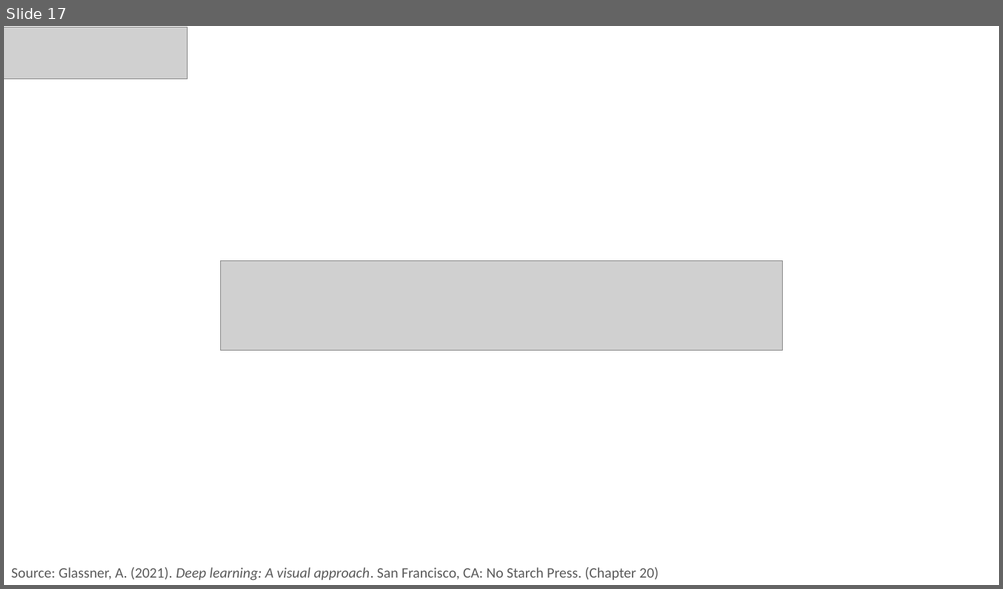
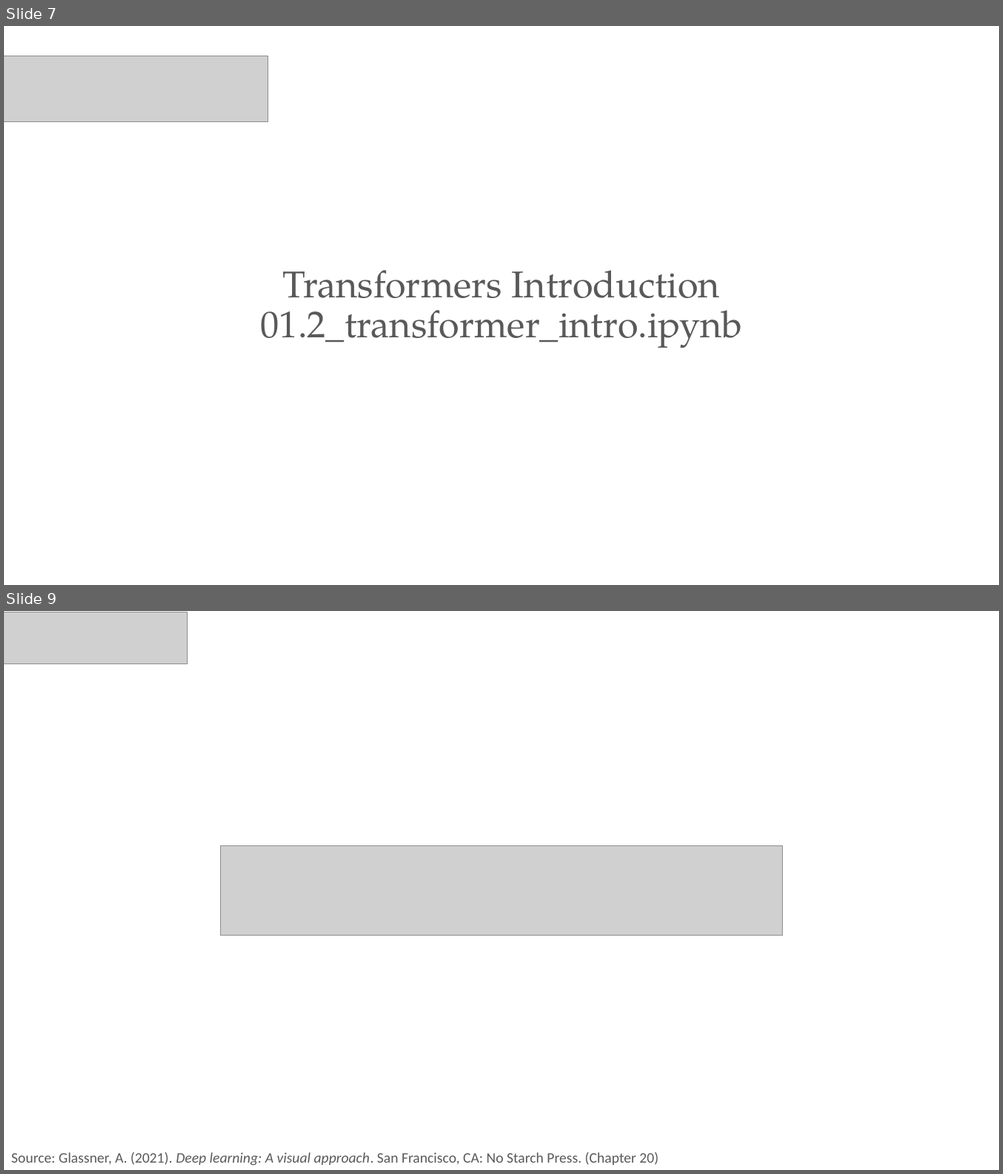
Before and after one commit to PracticumAI/transformers, a slide deck: presentations/01_transformers_intro.pptx. Shown one above the other, each under a label of ours: slide 17 before the commit, slides 7 and 9 after it; the slides between them are not shown. The pictures are 1003x589 and 1003x1174 pixels, drawn with LibreOffice and Linux fonts; fonts in the diff are those of the drawing; grey boxes stand for pictures. Boxes give left, top, right and bottom in pixels: in the first picture for what was removed or moved away, otherwise in the second. Text is boxed around its words. In the diff, an @@ line names an element or a change of style, - is before the commit and + after.

```diff
--- a/presentations/01_transformers_intro.pptx
+++ b/presentations/01_transformers_intro.pptx
@@ slide 7 added at box(4, 26, 999, 585), background #FFFFFF @@
@@ picture added at box(4, 56, 268, 121) @@
@@ text added at box(261, 270, 743, 348), 36 pt, text #595959 @@
+Transformers Introduction
+01.2_transformer_intro.ipynb
@@ what was slide 17 is now slide 9 @@
```
Also in this commit, not shown: 1 slide changed, 4 other slides added, 7 slides removed, 2 other files.
